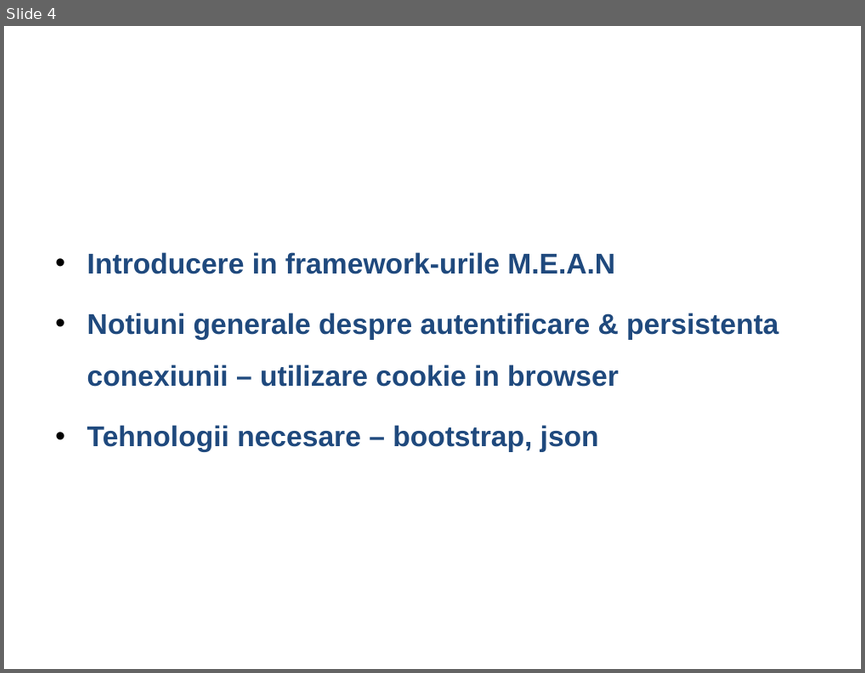
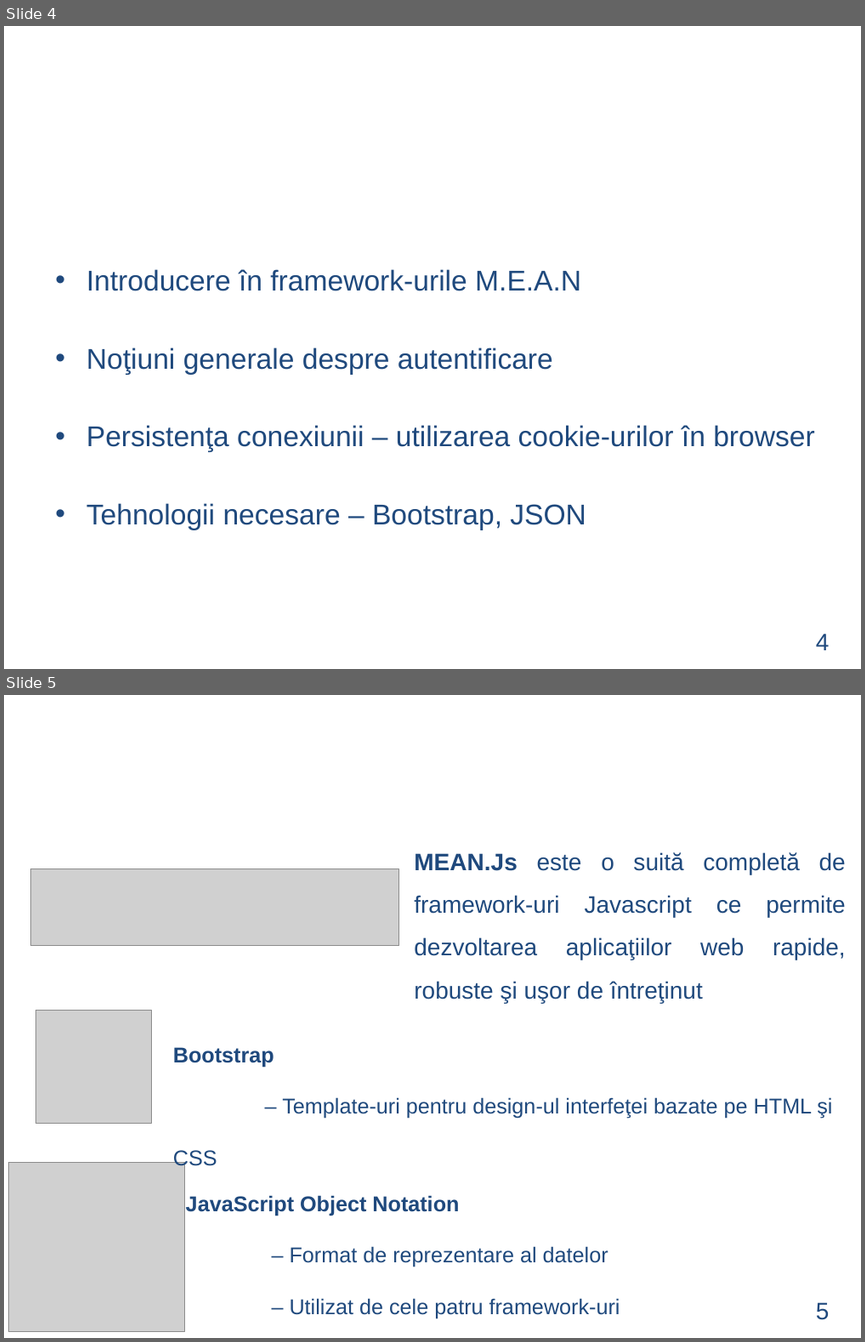
Before and after one commit to LucaAndrei/TeachMe-Online, a slide deck: documentatie/Prezentare Powerpoint/Prezentare Licenta Luca Andrei.ppt. Shown one above the other, each under a label of ours: slide 4 before the commit, slides 4 and 5 after it. The pictures are 865x673 and 865x1342 pixels, drawn with LibreOffice and Linux fonts; fonts in the diff are those of the drawing; grey boxes stand for pictures; background and template pictures are left out. Boxes give left, top, right and bottom in pixels: in the first picture for what was removed or moved away, otherwise in the second. Text is boxed around its words. In the diff, an @@ line names an element or a change of style, - is before the commit and + after.

```diff
--- a/documentatie/Prezentare Powerpoint/Prezentare Licenta Luca Andrei.ppt
+++ b/documentatie/Prezentare Powerpoint/Prezentare Licenta Luca Andrei.ppt
@@ slide 5 added at [4, 695, 861, 1338], background picture (left out) @@
@@ text added at [215, 708, 650, 795], 44 pt, text #FFFFFF @@
+Implementare
@@ picture added at [30, 869, 399, 945] @@
@@ text added at [414, 852, 846, 1003], 20 pt, text #1F497D @@
+MEAN.Js este o suită completă de framework-uri Javascript ce permite dezvoltarea aplicaţiilor web rapide, robuste şi uşor de întreţinut
@@ picture added at [35, 1009, 151, 1123] @@
@@ text added at [173, 1047, 832, 1169], 18 pt, text #1F497D @@
+Bootstrap
+– Template-uri pentru design-ul interfeţei bazate pe HTML şi CSS
@@ picture added at [9, 1162, 185, 1331] @@
@@ text added at [186, 1195, 620, 1318], 18 pt, text #1F497D @@
+JavaScript Object Notation
+– Format de reprezentare al datelor
+– Utilizat de cele patru framework-uri
@@ text added at [816, 1302, 829, 1320], 20 pt, text #1F497D @@
+5
@@ slide 4 changed as well @@
@@ text at [86, 269, 814, 530]: text changed; bold off @@
-• Introducere in framework-urile M.E.A.N
-• Notiuni generale despre autentificare & persistenta conexiunii – utilizare cookie in browser
-• Tehnologii necesare – bootstrap, json
+• Introducere în framework-urile M.E.A.N
+• Noţiuni generale despre autentificare
+• Persistenţa conexiunii – utilizarea cookie-urilor în browser
+• Tehnologii necesare – Bootstrap, JSON
@@ text added at [816, 633, 829, 650], 20 pt, text #1F497D @@
+4
```
Also in this commit, not shown: 4 other slides changed, 5 other slides added, 5 slides removed, 17 other files.
